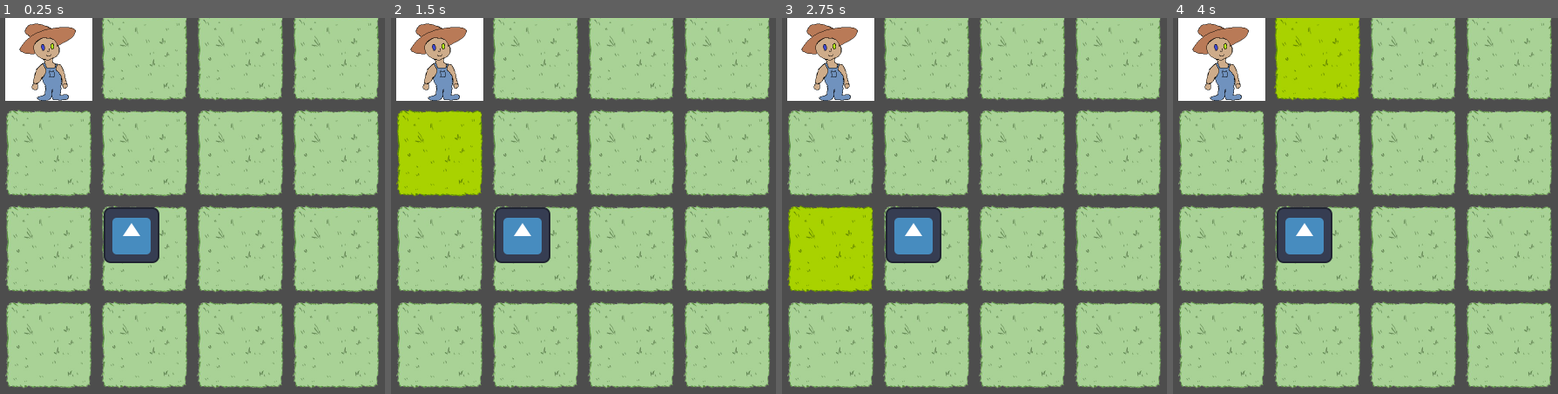
Above: before the commit, frames 1-4 (left to right).
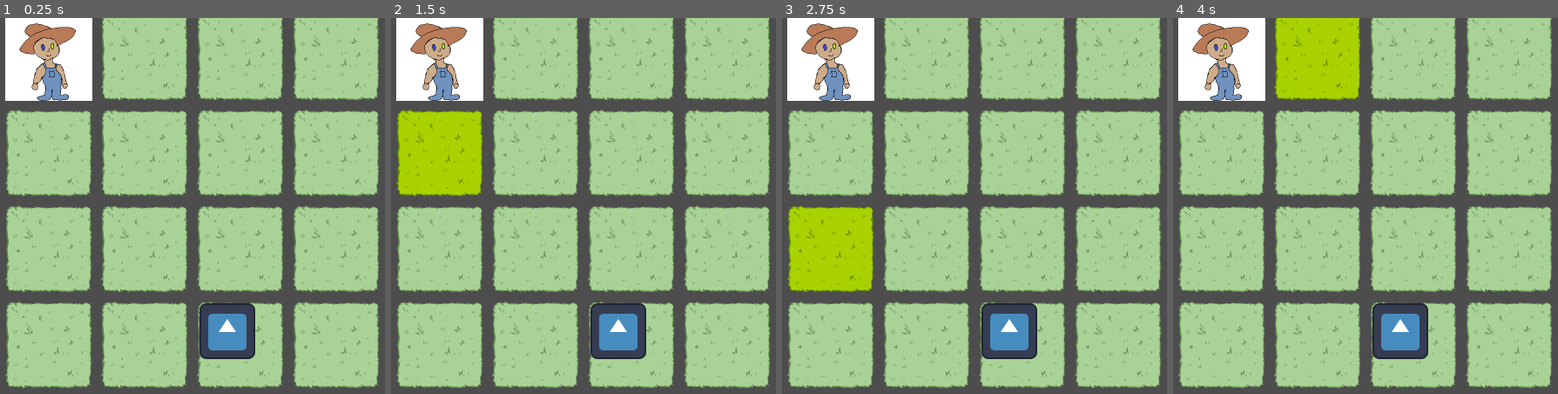
Above: after the commit, the same moments.

Repository: jadicodes/pet-with-tasks
Game: Godot game, scene res://world/world.tscn
The game is run twice, just before and just after one commit, with the same random seed, the same clock (stepped at 60 frames per second) and the same inputs. The engine's default icon, where the game draws it, is replaced by a stand-in: a white triangle on a blue panel in a dark square.
Inputs (mouse positions are in pixels of both pictures, inside the frame that each line leads up to):
- Up to frame 1 (0.25 s): no input
- Up to frame 2 (1.5 s): tap Enter at 0.5 s; move the mouse to (441, 55) at 0.52 s; click (441, 55) at 0.6 s; tap Space at 1.25 s; move the mouse to (441, 153) at 1.27 s; click (441, 153) at 1.35 s
- Up to frame 3 (2.75 s): tap Enter at 2 s; move the mouse to (832, 247) at 2.02 s; click (832, 247) at 2.1 s
- Up to frame 4 (4 s): tap Space at 2.75 s; move the mouse to (1223, 345) at 2.77 s; click (1223, 345) at 2.85 s; tap Enter at 3.5 s; move the mouse to (1319, 55) at 3.52 s; click (1319, 55) at 3.6 s

The runs differ from the first frame. In frame 1, 4.3% of the frame differs, in the area x 26-67%, y 50-91%; in frame 2, 4.3%; in frame 3, 4.3%; in frame 4, 4.3%.

Commit message:
Prevent Pet from spawning on top of Player

Diff:
--- a/project/board/board.gd
+++ b/project/board/board.gd
@@ -25,5 +25,9 @@
 	confirmed_move.emit(node)
 
 
-func get_random_tile():
-	return _spaces.pick_random()
+func get_pet_tile():
+	var _pet_spots = _spaces.duplicate()
+	_pet_spots.erase(_pet_spots[0])
+	print(_pet_spots)
+	print(_spaces)
+	return _pet_spots.pick_random()
--- a/project/world/world.gd
+++ b/project/world/world.gd
@@ -3,4 +3,4 @@
 
 func _ready():
 	$Player.global_position = $Board.global_position
-	$Pet.global_position = $Board.get_random_tile().global_position
+	$Pet.global_position = $Board.get_pet_tile().global_position
